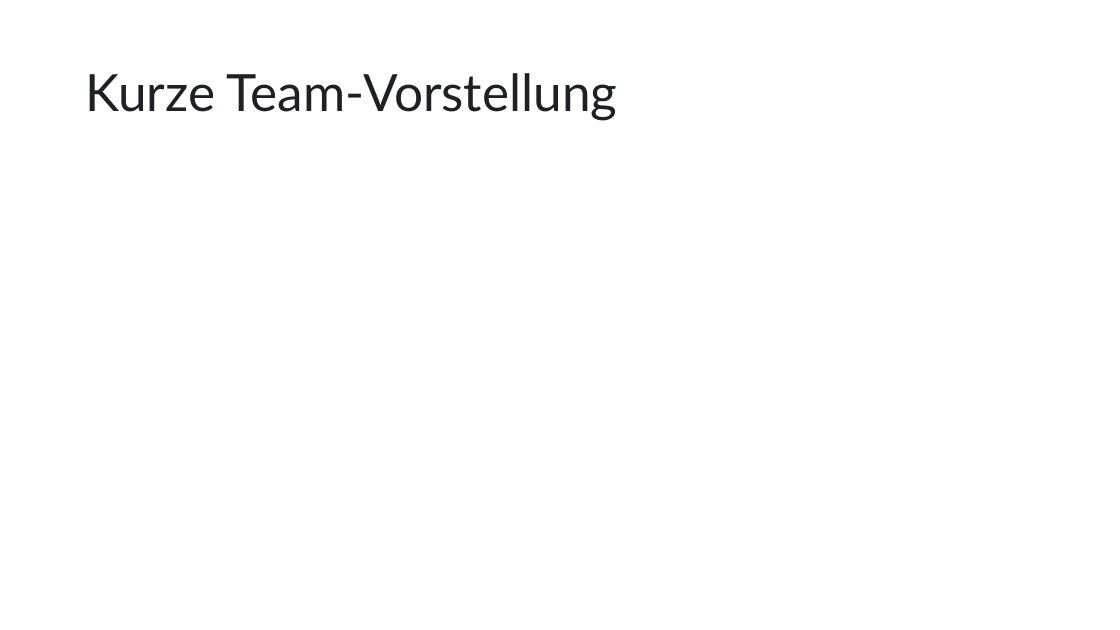
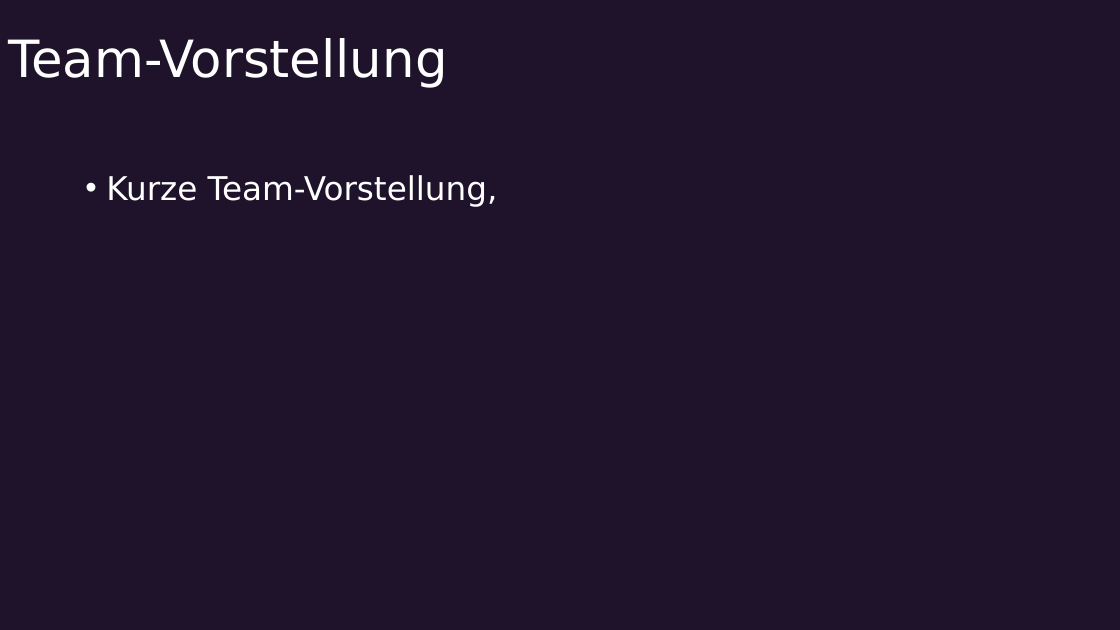
Before and after one commit to LmaoPewPew/DNAIG, a slide deck: slide 7 of praesantationen/Teampraesentation.pptx (slide 3 before the commit). Drawn at 1120x630 pixels with LibreOffice and Linux fonts; fonts in the diff are those of the drawing. Boxes give left, top, right and bottom in pixels: in the first picture for what was removed or moved away, otherwise in the second. Text is boxed around its words. In the diff, an @@ line names an element or a change of style, - is before the commit and + after.

```diff
--- a/praesantationen/Teampraesentation.pptx
+++ b/praesantationen/Teampraesentation.pptx
@@ background #FFFFFF to #1E132B @@
@@ title at (8, 38, 447, 88): text changed; font Lato to DejaVu Sans; text colour #1D2125 to #FFFFFF @@
-Kurze Team-Vorstellung
+Team-Vorstellung
@@ text added at (106, 175, 498, 207), 28 pt, text #FFFFFF @@
+• Kurze Team-Vorstellung,
```
Also in this commit, not shown: 6 other slides changed, 5 slides added, 1 slide removed.
